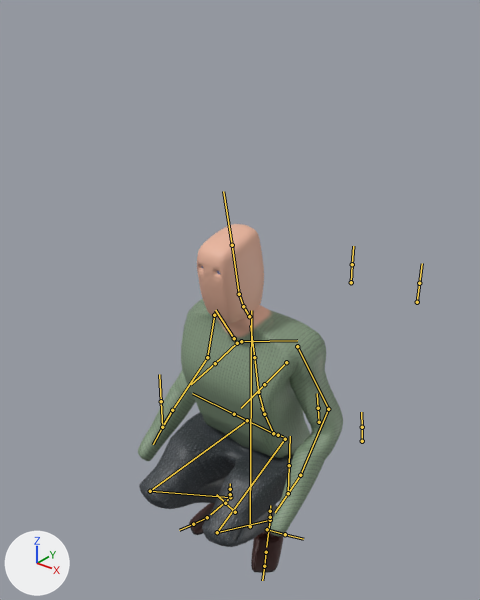
Two versions of the FBX model GGJ21/Assets/Blender export/character.fbx, one commit apart.
Both versions are drawn from a 50 mm camera at (1.323, -1.724, 2.143) aimed at (-0.014, -0.053, 1.107). Lighting does not change. The marker at lower left points along +X, +Y and +Z. Both versions are drawn at frame 38 of the action 'metarig|jump'; the numbers are the values there. The bones that bend it are drawn over the model as lines.
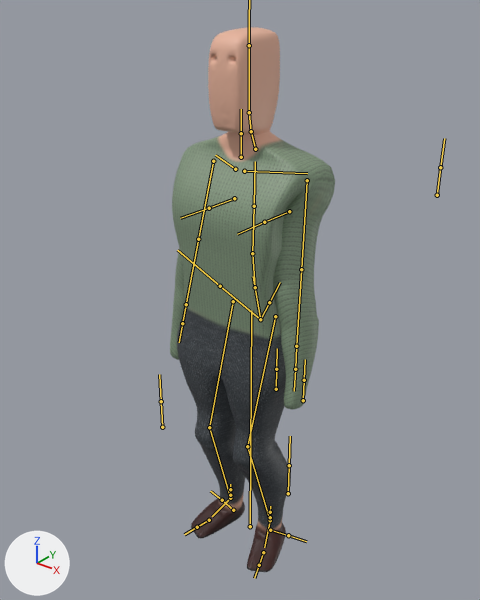
Location of each change, (x1, y1, x2, y2) in pixels of the pictures (480 x 600 px):
'torso', posed (19% narrower, 56% taller): before (138, 224, 343, 573); after (170, 27, 335, 572)
bone 'spine', root to tip: before (273, 433) to (261, 407); after (260, 319) to (253, 276)
bone 'upper_arm.L', root to tip: before (297, 346) to (328, 409); after (307, 180) to (301, 269)
bone 'forearm.L', root to tip: before (328, 409) to (300, 475); after (301, 269) to (296, 346)
bone 'upper_arm.R', root to tip: before (214, 315) to (207, 357); after (213, 161) to (198, 239)
bone 'forearm.R', root to tip: before (207, 357) to (172, 410); after (198, 239) to (186, 304)
bone 'thigh.L', root to tip: before (285, 439) to (217, 532); after (275, 316) to (247, 446)
bone 'shin.L', root to tip: before (217, 532) to (270, 520); after (247, 446) to (270, 520)
bone 'foot.L', root to tip: before (270, 520) to (266, 547); after (270, 520) to (264, 547)
bone 'toe.L', root to tip: before (266, 552) to (264, 566); after (263, 552) to (259, 565)
bone 'thigh.R', root to tip: before (247, 420) to (150, 491); after (233, 301) to (209, 427)
bone 'shin.R', root to tip: before (150, 491) to (230, 497); after (209, 427) to (230, 498)
bone 'foot.R', root to tip: before (230, 497) to (210, 514); after (230, 498) to (212, 516)
bone 'toe.R', root to tip: before (207, 517) to (193, 524); after (209, 520) to (197, 527)

What the commit changed:
Bone 'spine' (bone_spine) moves from (0.0, -0.615, 0.053) to (0.0, -0.023, 0.005).
Bone 'spine' (bone_spine) turns from (11, 0, 0) to (0, 0, 0) degrees about its own x, y and z.
Bone 'upper_arm.L' (bone_upper_arm_l) turns from (6, 0, -41) to (22, 35, -45) degrees about its own x, y and z.
Bone 'forearm.L' (bone_forearm_l) turns from (42, 3, -11) to (-21, 1, 5) degrees about its own x, y and z.
Bone 'upper_arm.R' (bone_upper_arm_r) turns from (6, 0, 41) to (22, -35, 45) degrees about its own x, y and z.
Bone 'forearm.R' (bone_forearm_r) turns from (42, -3, 11) to (-21, -1, -5) degrees about its own x, y and z.
Bone 'thigh.L' (bone_thigh_l) turns from (-88, -4, 9) to (-12, -3, -1) degrees about its own x, y and z.
Bone 'shin.L' (bone_shin_l) turns from (123, 14, -8) to (22, 1, -3) degrees about its own x, y and z.
Bone 'foot.L' (bone_foot_l) turns from (-53, -26, 17) to (-7, -20, -7) degrees about its own x, y and z.
Bone 'toe.L' (bone_toe_l) turns from (-5, 3, 1) to (0, 0, 0) degrees about its own x, y and z.
Bone 'thigh.R' (bone_thigh_r) turns from (-88, 6, -6) to (-12, 3, 1) degrees about its own x, y and z.
Bone 'shin.R' (bone_shin_r) turns from (124, -9, 5) to (22, -1, 3) degrees about its own x, y and z.
Bone 'foot.R' (bone_foot_r) turns from (-54, 19, 2) to (-12, 7, 6) degrees about its own x, y and z.
Bone 'toe.R' (bone_toe_r) turns from (-6, -2, 0) to (0, 0, 0) degrees about its own x, y and z.
